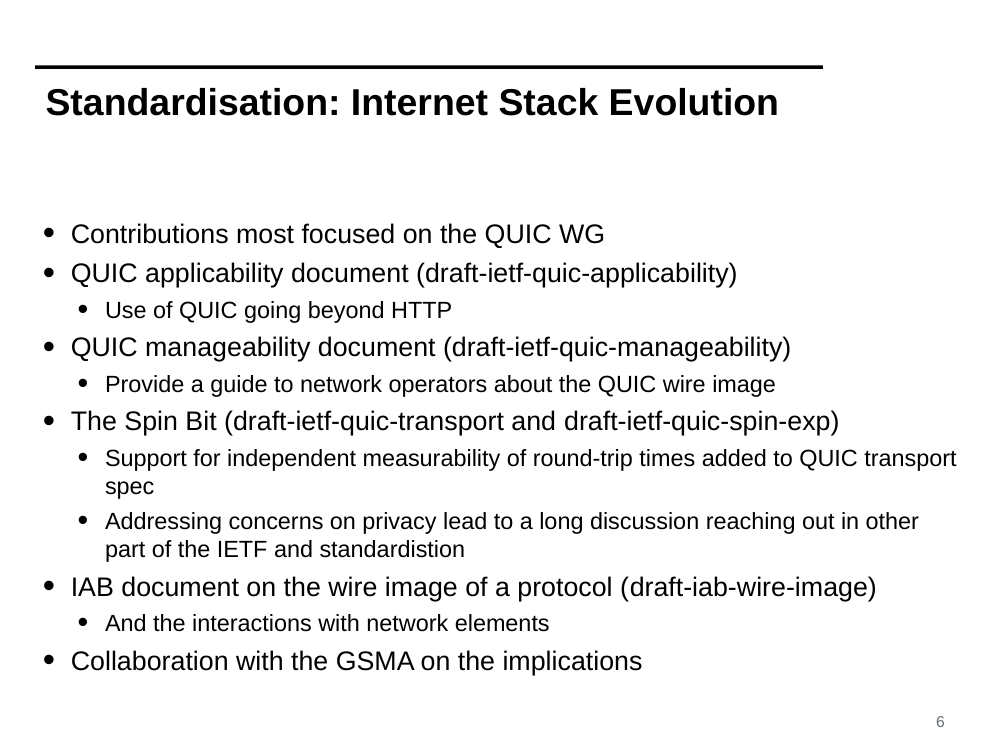
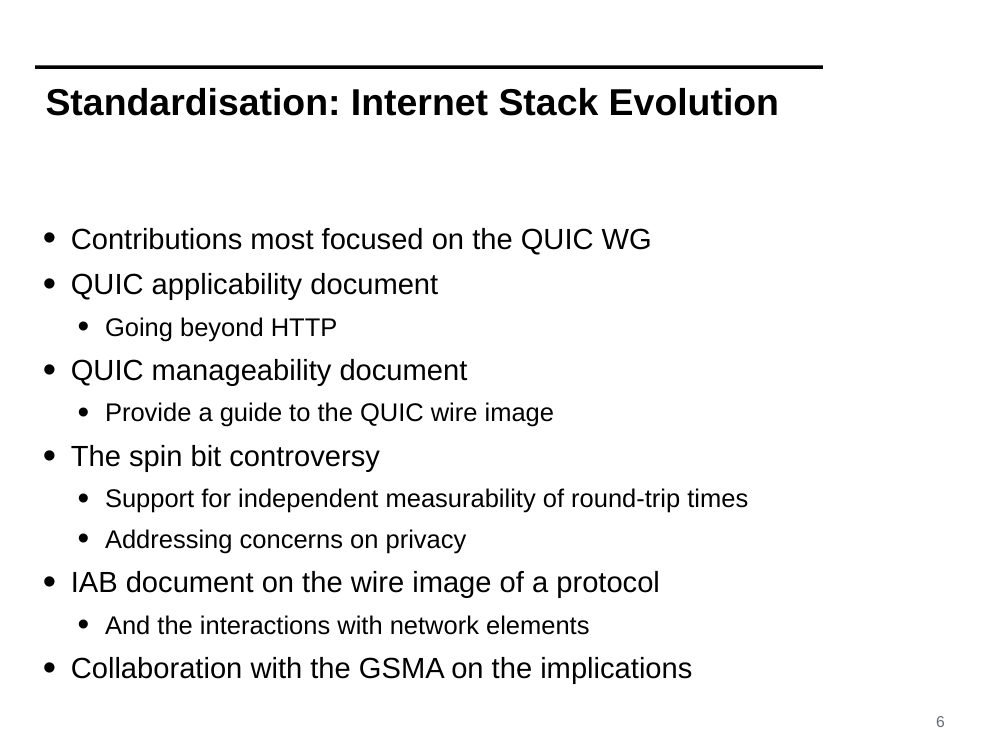
Before and after one commit to mami-project/roadshows, a slide deck: slide 6 of review3-brussels/WP4-ReviewFinal.pptx. Drawn at 1008x756 pixels with LibreOffice and Linux fonts; fonts in the diff are those of the drawing; background and template pictures are left out. Boxes give left, top, right and bottom in pixels: in the first picture for what was removed or moved away, otherwise in the second. Text is boxed around its words. In the diff, an @@ line names an element or a change of style, - is before the commit and + after.

```diff
--- a/review3-brussels/WP4-ReviewFinal.pptx
+++ b/review3-brussels/WP4-ReviewFinal.pptx
@@ text at (x1=71, y1=228, x2=692, y2=684): size 27.2 to 29.6 pt in "Contributions most focused on the QUIC WG", "Collaboration with the GSMA on the implications"; size 23.8 to 25.9 pt in "And the interactions with network elements"; line spacing 1 to 1.1 @@
@@ text at (x1=71, y1=273, x2=748, y2=598): text changed; size 23.8 to 25.9 pt @@
-• QUIC applicability document (draft-ietf-quic-applicability)
-  • Use of QUIC going beyond HTTP
-• QUIC manageability document (draft-ietf-quic-manageability)
-  • Provide a guide to network operators about the QUIC wire image
-• The Spin Bit (draft-ietf-quic-transport and draft-ietf-quic-spin-exp)
-  • Support for independent measurability of round-trip times added to QUIC transport spec
-  • Addressing concerns on privacy lead to a long discussion reaching out in other part of the IETF and standardistion
-• IAB document on the wire image of a protocol (draft-iab-wire-image)
+• QUIC applicability document
+  • Going beyond HTTP
+• QUIC manageability document
+  • Provide a guide to the QUIC wire image
+• The spin bit controversy
+  • Support for independent measurability of round-trip times
+  • Addressing concerns on privacy
+• IAB document on the wire image of a protocol
```
Also in this commit, not shown: 10 other slides changed.
